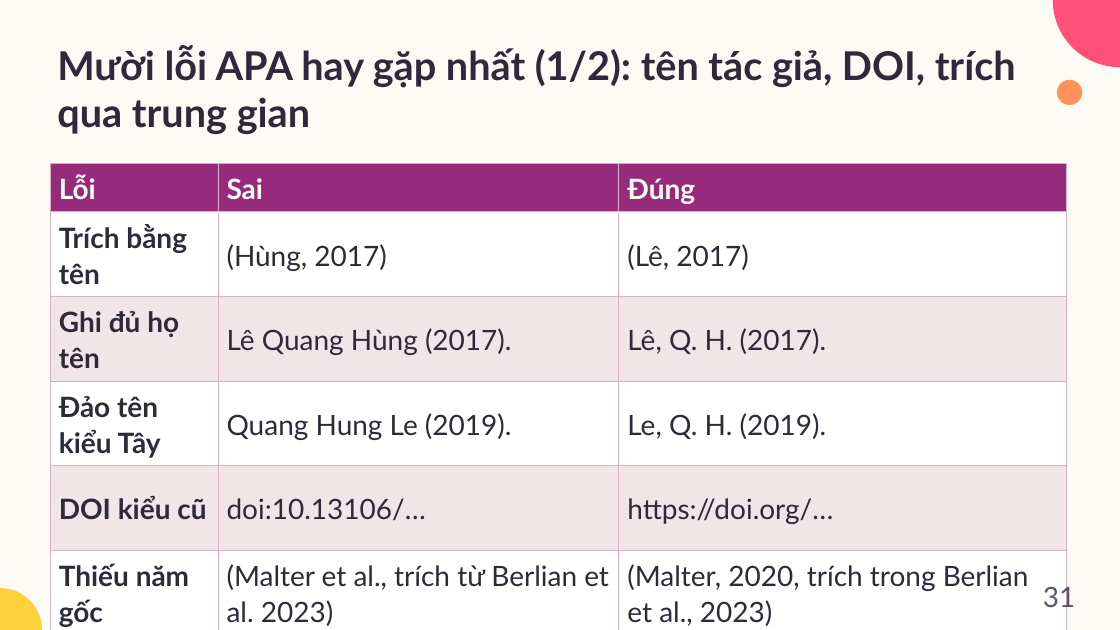
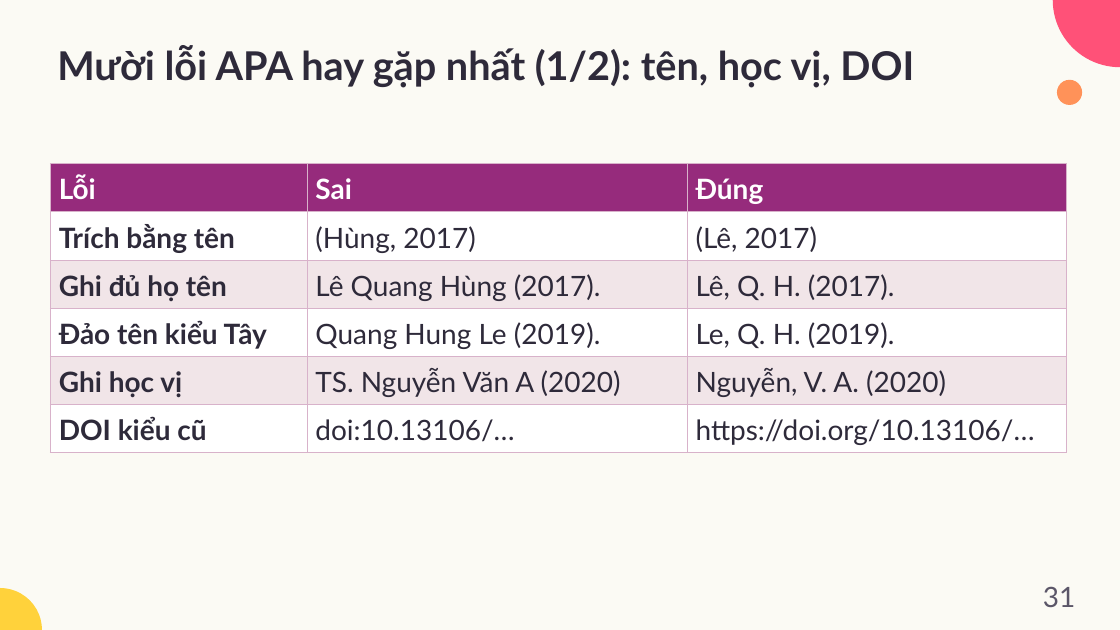
Before and after one commit to dnbaoquyen/academic-pptx-skill, a slide deck: slide 31 of mkt1107/output/MKT1107_W03_slides.pptx. Drawn at 1120x630 pixels with LibreOffice and Linux fonts; fonts in the diff are those of the drawing. Boxes give left, top, right and bottom in pixels: in the first picture for what was removed or moved away, otherwise in the second. Text is boxed around its words. In the diff, an @@ line names an element or a change of style, - is before the commit and + after.

```diff
--- a/mkt1107/output/MKT1107_W03_slides.pptx
+++ b/mkt1107/output/MKT1107_W03_slides.pptx
@@ title at box(57, 45, 914, 88): text changed @@
-Mười lỗi APA hay gặp nhất (1/2): tên tác giả, DOI, trích qua trung gian
+Mười lỗi APA hay gặp nhất (1/2): tên, học vị, DOI
@@ table at box(50, 164, 1068, 449) @@
-row 5: DOI kiểu cũ | doi:10.13106/… | https://doi.org/…
+row 5: Ghi học vị | TS. Nguyễn Văn A (2020) | Nguyễn, V. A. (2020)
-row 6: Thiếu năm gốc | (Malter et al., trích từ Berlian et al. 2023) | (Malter, 2020, trích trong Berlian et al., 2023)
+row 6: DOI kiểu cũ | doi:10.13106/… | https://doi.org/10.13106/…
```
Also in this commit, not shown: 1 other slide changed, 11 other files.
